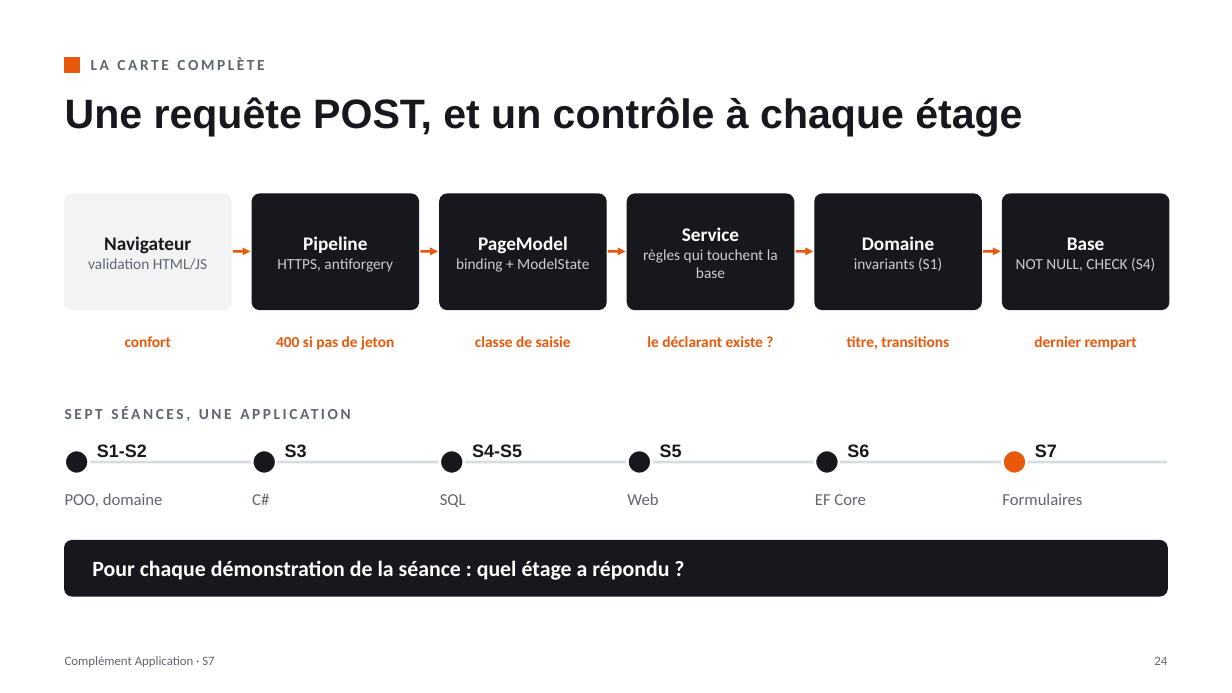
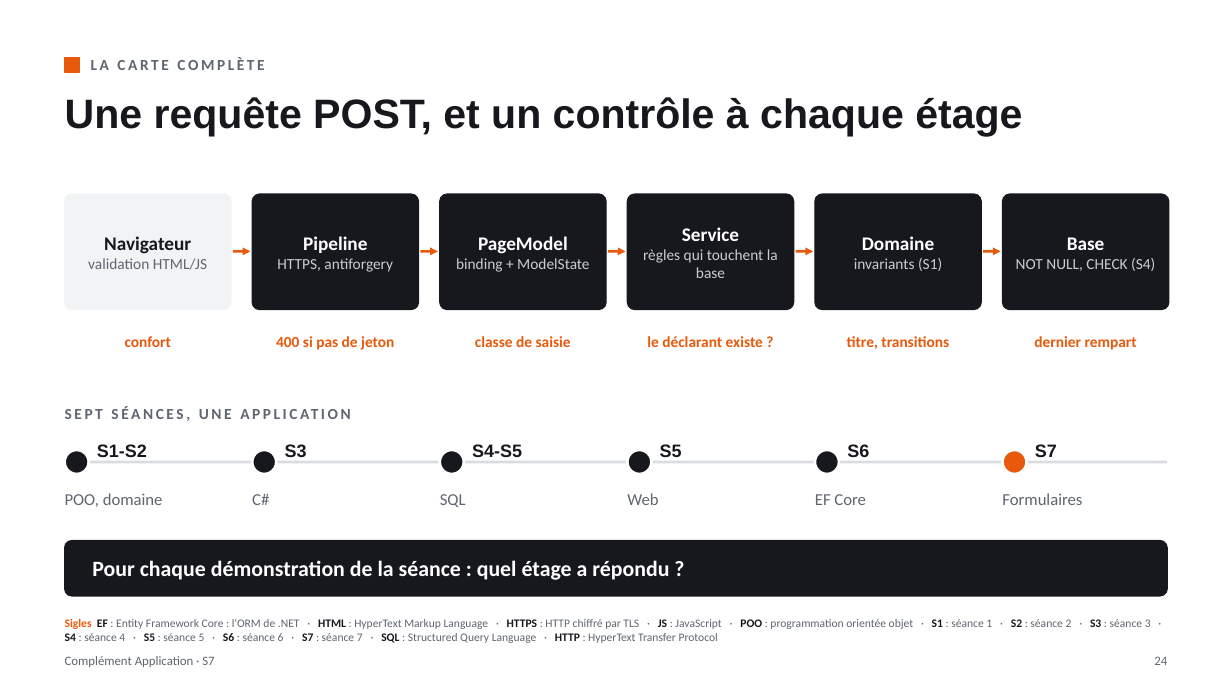
Before and after one commit to lle-condorcet/condorcet-2027, a slide deck: slide 24 of slides/LLE_CA_S07_Formulaires_et_validation.pptx. Drawn at 1232x693 pixels with LibreOffice and Linux fonts; fonts in the diff are those of the drawing. Boxes give left, top, right and bottom in pixels: in the first picture for what was removed or moved away, otherwise in the second. Text is boxed around its words. In the diff, an @@ line names an element or a change of style, - is before the commit and + after.

```diff
--- a/slides/LLE_CA_S07_Formulaires_et_validation.pptx
+++ b/slides/LLE_CA_S07_Formulaires_et_validation.pptx
@@ text added at <box>65,619,1151,643</box>, 9 pt, text #5F6670 @@
+Sigles EF : Entity Framework Core : l'ORM de .NET · HTML : HyperText Markup Language · HTTPS : HTTP chiffré par TLS · JS : JavaScript · POO : programmation orientée objet · S1 : séance 1 · S2 : séance 2 · S3 : séance 3 · S4 : séance 4 · S5 : séance 5 · S6 : séance 6 · S7 : séance 7 · SQL : Structured Query Language · HTTP : HyperText Transfer Protocol
```
Also in this commit, not shown: 20 other slides changed, 1 other file.
